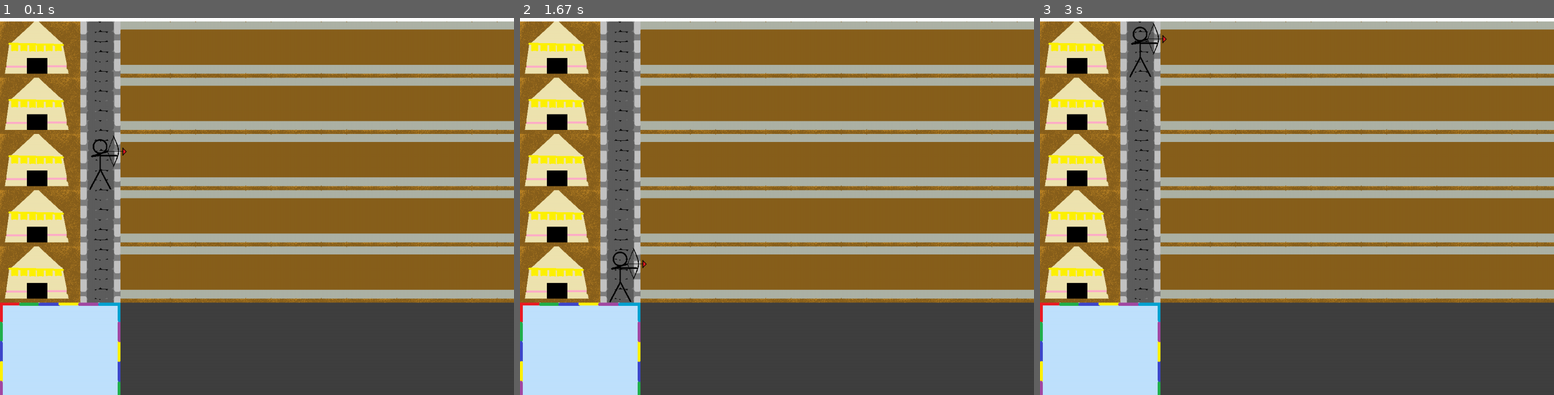
Above: before the commit, frames 1-3 (left to right).
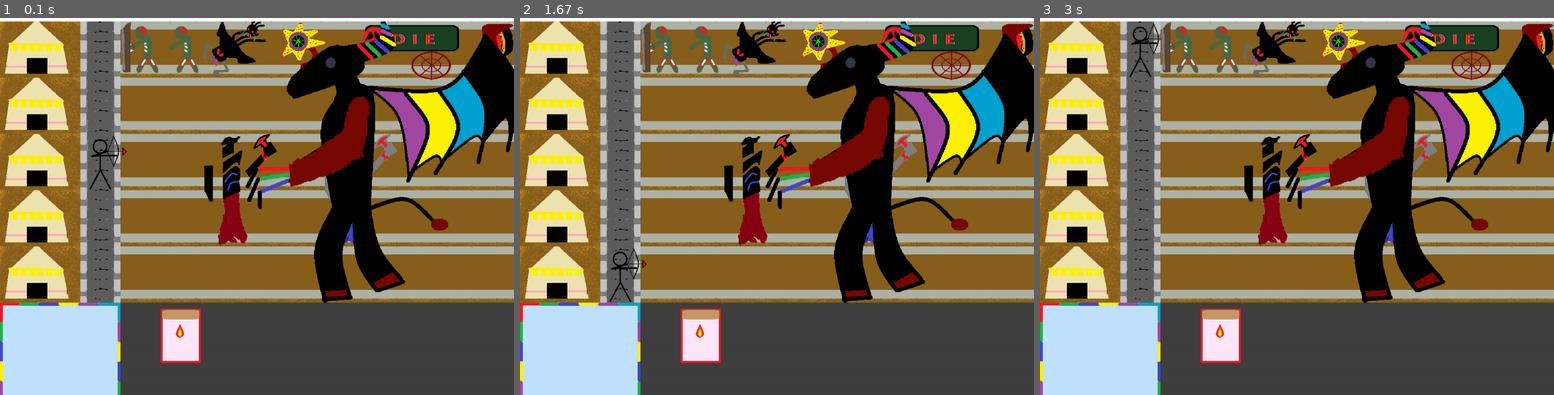
Above: after the commit, the same moments.

Repository: AntsThatWander/ERICA_Defend_6Elements
Game: pygame game, started from new_pygame.py
Two runs of this game, one before a commit and one after it. Both use one fixed random seed, a clock stepped at 60 frames per second and the inputs below.
Inputs:
- Up to frame 1 (0.1 s): no input
- Up to frame 2 (1.67 s): hold Up 0.33-0.8 s; hold Down 0.83-1.13 s; hold Up 1.17-1.53 s; hold Down from 1.57 s (still down)
- Up to frame 3 (3 s): release Down at 1.93 s; hold Up 1.97-2.27 s; hold Down 2.3-2.6 s; hold Up from 2.63 s (still down)

The runs differ from the first frame. In frame 1, 20% of the frame differs, in the area x 23-100%, y 0-92%; in frame 2, 20%; in frame 3, 20%.

Commit message:
improved image management

Diff:
--- /dev/null
+++ b/images.py
@@ -0,0 +1,24 @@
+import pygame
+#이미지를 가져온다
+player = pygame.image.load("resources/my_resources/player_ready_Red.png")
+ball_room = pygame.image.load("resources/my_resources/magic_room.png")
+card_room = pygame.image.load("resources/my_resources/card_room.png")
+pave_road = pygame.image.load("resources/my_resources/pave_road.png")
+ground = pygame.image.load("resources/my_resources/ground.png")
+tent = pygame.image.load("resources/my_resources/tent.png")
+tent_road = pygame.image.load("resources/my_resources/tent_road.png")
+castle = pygame.image.load("resources/my_resources/castle_wall.png")
+card_Red = pygame.image.load("resources/my_resources/Red_card_1.png")
+zombie = pygame.image.load("resources/my_resources/zombie.png")
+zombie_barrier = pygame.image.load("resources/my_resources/zombie_barrier.png")
+nighthorror = pygame.image.load("resources/my_resources/nighthorror.png")
+ling = pygame.image.load("resources/my_resources/nighthorror_ling.png")
+cannon = pygame.image.load("resources/my_resources/cannon.png")
+ball = pygame.image.load("resources/my_resources/cannon_ball.png")
+crawler = pygame.image.load("resources/my_resources/crawler.png")
+sting = pygame.image.load("resources/my_resources/sting.png")
+seer = pygame.image.load("resources/my_resources/overseer.png")
+black = pygame.image.load("resources/my_resources/Black_lord.png")
+grey = pygame.image.load("resources/my_resources/Grey_lord.png")
+final = pygame.image.load("resources/my_resources/Final_Lord.png")
+arrow_Red = pygame.image.load("resources/my_resources/arrow_Red.png")
--- a/new_pygame.py
+++ b/new_pygame.py
@@ -1,52 +1,61 @@
 import pygame
+import images
 
 #초기화
 pygame.init()
 width, height = 1280, 960
 screen = pygame.display.set_mode((width, height))
 
-#이미지를 가져온다
-player = pygame.image.load("resources/my_resources/player_ready_Red.png")
-ball_room = pygame.image.load("resources/my_resources/magic_room.png")
-card_room = pygame.image.load("resources/my_resources/card_room.png")
-pave_road = pygame.image.load("resources/my_resources/pave_road.png")
-ground = pygame.image.load("resources/my_resources/ground.png")
-tent = pygame.image.load("resources/my_resources/tent.png")
-tent_road = pygame.image.load("resources/my_resources/tent_road.png")
-castle = pygame.image.load("resources/my_resources/castle_wall.png")
-
 #플레이어 이동 리스트
 keys = [False, False]
 playpos = [220, 310]
 #플레이어 색깔 리스트
-color = [False, False, False, False, False, False]
+color = [True, False, False, False, False, False]
+#
+acc = [0,0]
+#화살
+arrows = []
 
 #화면 띄우기
 while True:
     #화면을 깨끗하게 한다.
     screen.fill((255,255,255)) #RGB
 
-    #모든 요소들을 다시 그린다.
-    #blit은 다시 그리기
+    #모든 요소들을 다시 그린다.#blit은 다시 그리기
     for x in range(5):
-            screen.blit(tent_road,(0,(x+1)*140-110))
-            screen.blit(tent,(0,(x+1)*140-110))
-            screen.blit(pave_road,(300,(x+1)*140-110))
-            screen.blit(ground,(300,(x+1)*140+20))
-    screen.blit(castle, (200,30))
-    screen.blit(ball_room, (0,730))
-    screen.blit(card_room, (300,730))
-    screen.blit(player, playpos)
+            screen.blit(images.tent_road,(0,(x+1)*140-110))
+            screen.blit(images.tent,(0,(x+1)*140-110))
+            screen.blit(images.pave_road,(300,(x+1)*140-110))
+            screen.blit(images.ground,(300,(x+1)*140+20))
+    screen.blit(images.castle, (200,30))
+    screen.blit(images.ball_room, (0,730))
+    screen.blit(images.card_room, (300,730))
+    screen.blit(images.player, playpos)
+    screen.blit(images.zombie,(400,30))
+    screen.blit(images.zombie_barrier,(300,30))
+    screen.blit(images.nighthorror,(500,30))
+    screen.blit(images.ling,(600,30))
+    screen.blit(images.crawler,(700,30))
+    screen.blit(images.sting,(800,80))
+    screen.blit(images.cannon,(900,30))
+    screen.blit(images.ball,(900,40))
+    screen.blit(images.black,(500,310))
+    screen.blit(images.grey,(800,310))
+    screen.blit(images.seer,(1200,30))
+    screen.blit(images.final,(600,30))
+    screen.blit(images.card_Red, (400,745))
 
 
     #화면을 다시 그린다.
     pygame.display.flip()
 
-    #게임 종료.
+    #게임 이벤트
     for event in pygame.event.get():
+        #게임 종료
         if event.type == pygame.QUIT:
             pygame.quit()
             exit(0)
+        #이동 관련 입력
         if event.type == pygame.KEYDOWN:
             if event.key == pygame.K_w or  event.key == pygame.K_UP:
                 keys[0] = True
@@ -57,6 +66,10 @@
                 keys[0] = False
             elif event.key == pygame.K_s or  event.key == pygame.K_DOWN:
                 keys[1] = False
+        # if event.type == pygame.MOUSEBUTTONDOWN:
+        #     position = pygame.mouse.get_pos()
+        #     acc[1] = acc[1] + 1
+        #     arrows.append()
     #플레이어 이동
     if keys[0] and playpos[1]>30:
         playpos[1] = playpos[1] - 140
